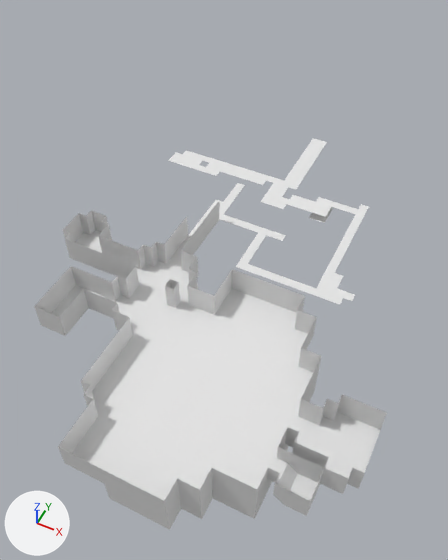
One commit to the Blender file Assets/Models/Map/worldmap.blend: the scene before it, then after it.
Rendered twice from a 50 mm camera at (32.6, -54.1, 51.7) aimed at (4.0, 3.2, -19.9). Lighting does not change. The marker at lower left points along +X, +Y and +Z.

The first picture shows 'Level 2', 'UnderwaterFloor', 'Water'.
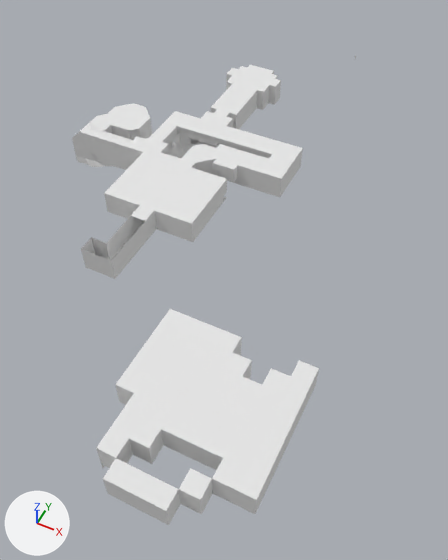
Pixel boxes [x1, y1, x2, y2] of what changed, in the pictures (448 x 560 px):
```json
{"object": "Level 2", "change": "hidden", "before": [34, 138, 387, 516]}
{"object": "Water", "change": "moved", "before": [98, 315, 314, 501], "after": [97, 309, 319, 511]}
{"object": "Sector C", "change": "added", "after": [81, 152, 227, 279]}
{"object": "Floor 1", "change": "added", "after": [137, 55, 356, 197]}
{"object": "UnderwaterFloor", "change": "moved", "before": [105, 375, 318, 530], "after": [96, 337, 319, 525]}
{"object": "Sector B", "change": "added", "after": [72, 103, 152, 170]}
{"object": "Sector A", "change": "added", "after": [204, 65, 281, 129]}
```

Edits to the scene script, one JSON object a line:
```json
{"op": "add", "block": "me_world_002", "code": ["me_world_002 = bpy.data.meshes.new('World.002')", "me_world_002.from_pydata(...)  # 290 vertices, 282 faces; spans x -5.0..3.0, y 11.0..26.0, z 0.0..3.0", "me_world_002.materials.append(mat_world)  # its picture is missing"]}
{"op": "add", "block": "me_world_1", "code": ["me_world_1 = bpy.data.meshes.new('World')", "me_world_1.from_pydata(...)  # 650 vertices, 618 faces; spans x -7.0..12.0, y 0.0..79.0, z -21.0..3.0", "me_world_1.materials.append(mat_world)  # its picture is missing"]}
{"op": "add", "block": "me_world_003", "code": ["me_world_003 = bpy.data.meshes.new('World.003')", "me_world_003.from_pydata(...)  # 339 vertices, 323 faces; spans x -17.53..-7.0, y -0.22..11.0, z -2.49..3.0", "me_world_003.materials.append(mat_world)  # its picture is missing"]}
{"op": "add", "block": "me_world_004", "code": ["me_world_004 = bpy.data.meshes.new('World.004')", "me_world_004.from_pydata(...)  # 442 vertices, 413 faces; spans x -6.0..6.0, y -18.0..0.0, z 0.0..3.0", "me_world_004.materials.append(mat_world)  # its picture is missing"]}
{"op": "set", "path": "ob_level_2.location", "old": "(10.0, -20.0, 0.0)", "new": "(10.0, -20.0, 1.0)"}
{"op": "add", "block": "ob_level_2", "code": "ob_level_2.hide_viewport = True"}
{"op": "add", "block": "ob_sector_a", "code": ["ob_sector_a = bpy.data.objects.new('Sector A', me_world_002)", "ob_sector_a.parent = ob_floor_1", "ob_sector_a.location = (0.0, 0.0, 0.0)"]}
{"op": "add", "block": "ob_floor_1", "code": ["ob_floor_1 = bpy.data.objects.new('Floor 1', me_world_1)", "ob_floor_1.parent = ob_world", "ob_floor_1.location = (0.0, 0.0, 0.0)"]}
{"op": "add", "block": "ob_sector_b", "code": ["ob_sector_b = bpy.data.objects.new('Sector B', me_world_003)", "ob_sector_b.parent = ob_floor_1", "ob_sector_b.location = (0.0, 0.0, 0.0)"]}
{"op": "add", "block": "ob_sector_c", "code": ["ob_sector_c = bpy.data.objects.new('Sector C', me_world_004)", "ob_sector_c.parent = ob_floor_1", "ob_sector_c.location = (0.0, 0.0, 0.0)"]}
```
